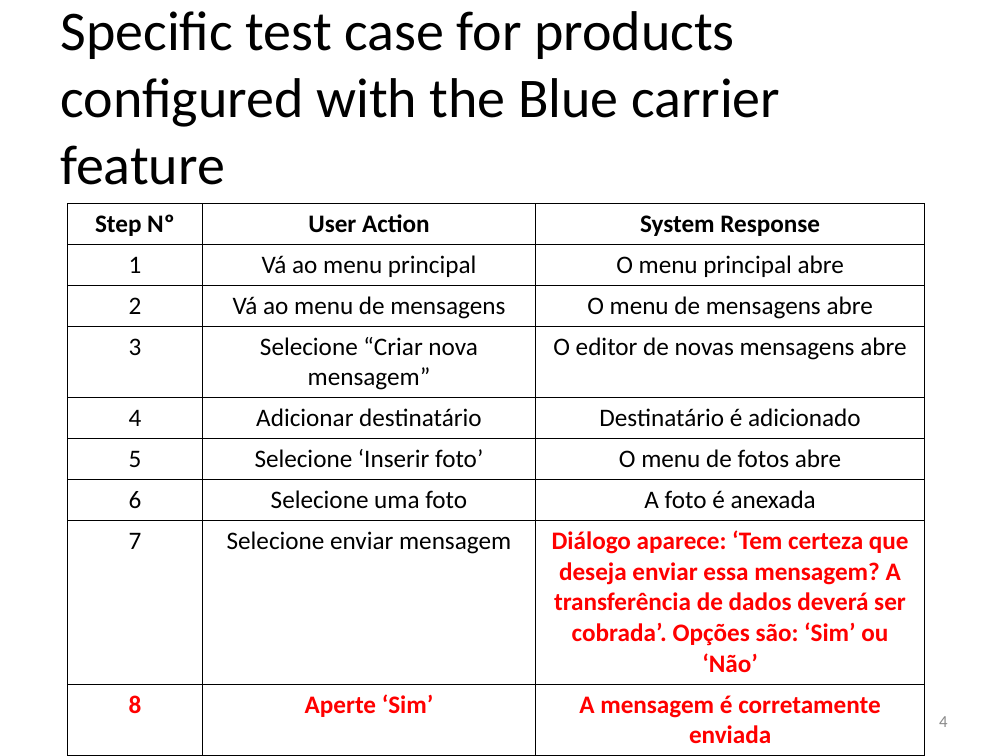
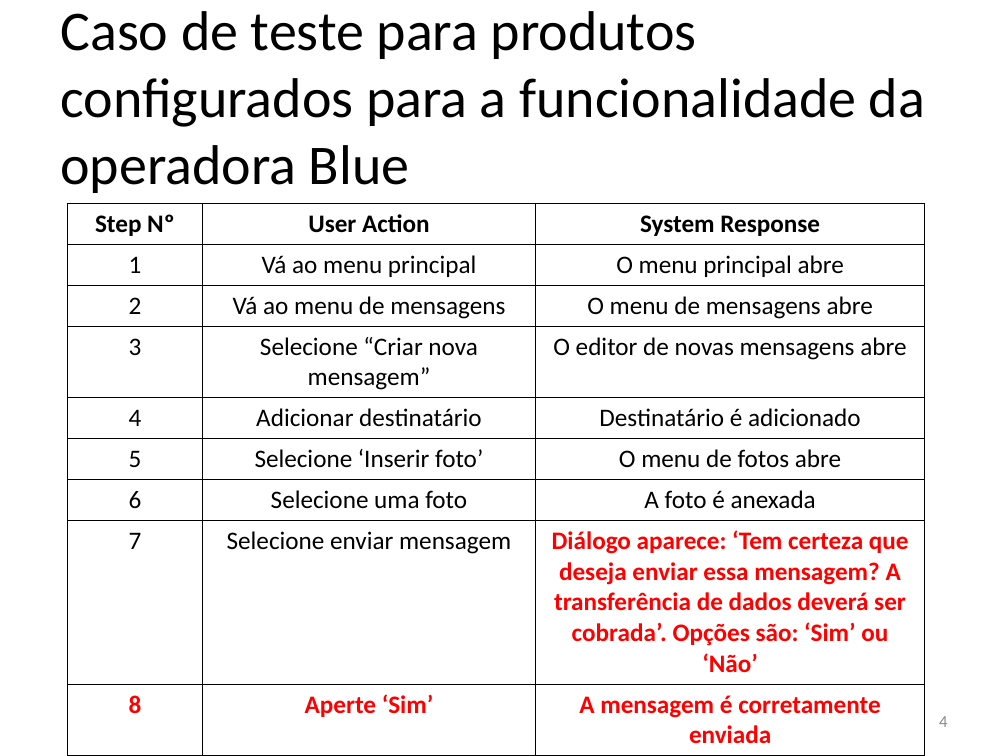
Before and after one commit to rcaa/ProjetoEstatistica2013, a slide deck: slide 4 of presentation/presentation.ppt. Drawn at 1008x756 pixels with LibreOffice and Linux fonts; fonts in the diff are those of the drawing. Boxes give left, top, right and bottom in pixels: in the first picture for what was removed or moved away, otherwise in the second. Text is boxed around its words. In the diff, an @@ line names an element or a change of style, - is before the commit and + after.

```diff
--- a/presentation/presentation.ppt
+++ b/presentation/presentation.ppt
@@ title at [60, 11, 925, 193]: text changed @@
-Specific test case for products configured with the Blue carrier feature
+Caso de teste para produtos configurados para a funcionalidade da operadora Blue
```
Also in this commit, not shown: 1 other slide changed, 1 other file.
